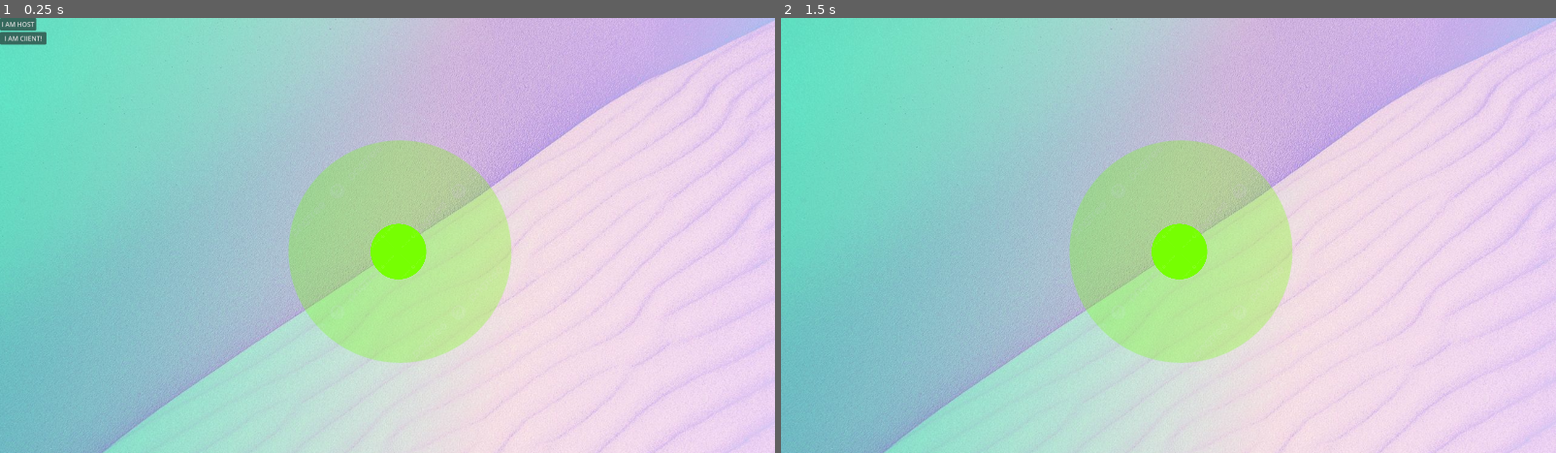
Above: before the commit, frames 1-2 (left to right).
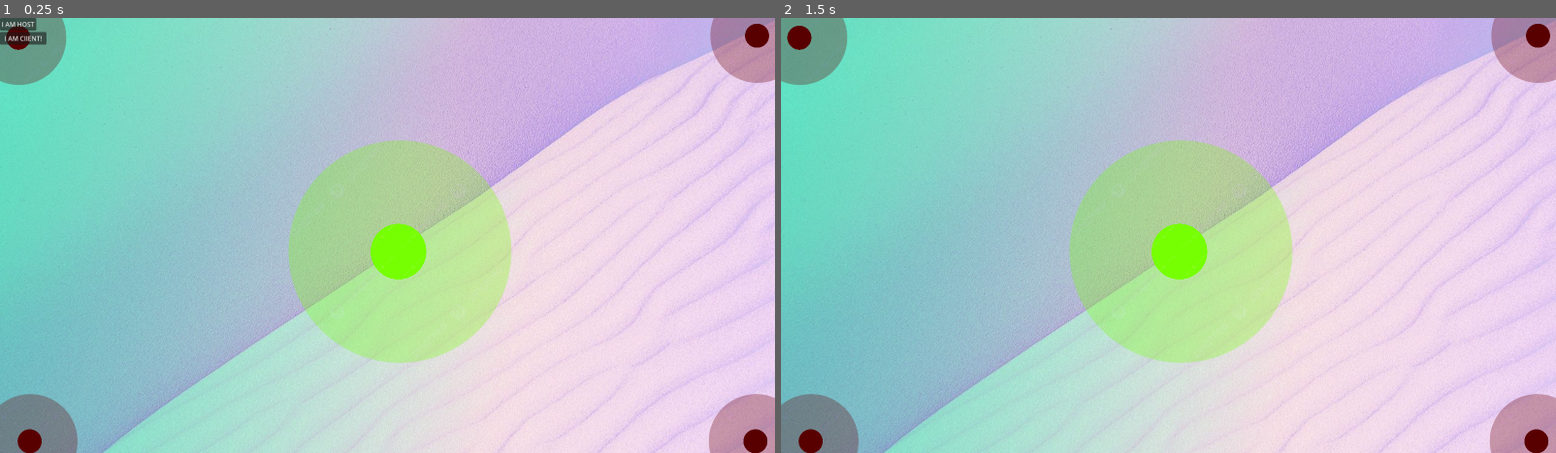
Above: after the commit, the same moments.

Repository: ash4rk/godot_polygon
Game: Godot game, scene res://main.tscn
Two runs of this game, one before a commit and one after it. Both use one fixed random seed, a clock stepped at 60 frames per second and the inputs below. The engine's default icon, where the game draws it, is replaced by a stand-in: a white triangle on a blue panel in a dark square.
Inputs (mouse positions are in pixels of both pictures, inside the frame that each line leads up to):
- Up to frame 1 (0.25 s): no input
- Up to frame 2 (1.5 s): click "I AM ClIENT!" at 0.5 s; tap Enter at 1.25 s; move the mouse to (1339, 213) at 1.27 s

The runs differ from the first frame. In frame 1, 4.4% of the frame differs, in the area x 0-100%, y 0-100%; in frame 2, 4.4%.

Commit message:
FEAT: Add killer scenes

Diff:
--- a/circles_and_greens/character.gd
+++ b/circles_and_greens/character.gd
@@ -43,12 +43,19 @@
 	if body.is_in_group("growers") and !body.sync_is_active:
 		$Networking.sync_is_grows = true
 #		body.is_active = true
+	if body.is_in_group("killers"):
+		$Networking.sync_is_grows = true
+		$Networking.sync_is_damaged = true
 
 func _on_area_2d_area_exited(area):
 	var body = area.get_parent()
 	if body.is_in_group("growers"):
 		$Networking.sync_is_grows = false
 #		body.is_active = false
+	if body.is_in_group("killers"):
+		$Networking.sync_is_grows = false
+		$Networking.sync_is_damaged = false
+
 
 func _on_area_2d_body_entered(body):
 	if body.is_in_group("characters") and body != self:
--- /dev/null
+++ b/circles_and_greens/killer.tscn
@@ -0,0 +1,37 @@
+[gd_scene load_steps=5 format=3 uid="uid://20buhso57hwd"]
+
+[ext_resource type="Texture2D" uid="uid://cig0c3x035skf" path="res://assets/circle_green.png" id="2_6xflv"]
+
+[sub_resource type="CircleShape2D" id="CircleShape2D_fxect"]
+radius = 30.1496
+
+[sub_resource type="CircleShape2D" id="CircleShape2D_2n3pl"]
+radius = 117.346
+
+[sub_resource type="SceneReplicationConfig" id="SceneReplicationConfig_8nnr5"]
+properties/0/path = NodePath(".:sync_is_active")
+properties/0/spawn = true
+properties/0/sync = true
+
+[node name="Killer" type="StaticBody2D" groups=["killers"]]
+
+[node name="Sprite2D" type="Sprite2D" parent="."]
+modulate = Color(0.690196, 0, 0.176471, 1)
+scale = Vector2(0.216, 0.216)
+texture = ExtResource("2_6xflv")
+
+[node name="AreaSprite2D" type="Sprite2D" parent="."]
+modulate = Color(0.878431, 0, 0.878431, 0.305882)
+scale = Vector2(0.849, 0.849)
+texture = ExtResource("2_6xflv")
+
+[node name="CollisionShape2D" type="CollisionShape2D" parent="."]
+shape = SubResource("CircleShape2D_fxect")
+
+[node name="Area2D" type="Area2D" parent="."]
+
+[node name="CollisionShape2D" type="CollisionShape2D" parent="Area2D"]
+shape = SubResource("CircleShape2D_2n3pl")
+
+[node name="MultiplayerSynchronizer" type="MultiplayerSynchronizer" parent="."]
+replication_config = SubResource("SceneReplicationConfig_8nnr5")
--- a/circles_and_greens/main.tscn
+++ b/circles_and_greens/main.tscn
@@ -1,8 +1,9 @@
-[gd_scene load_steps=4 format=3 uid="uid://dur218wlm6t15"]
+[gd_scene load_steps=5 format=3 uid="uid://dur218wlm6t15"]
 
 [ext_resource type="Script" path="res://main.gd" id="1_mm7nk"]
 [ext_resource type="Texture2D" uid="uid://dv65r7otbg80j" path="res://assets/bg.jpg" id="2_pmoau"]
 [ext_resource type="PackedScene" uid="uid://b3vkmdli6ge7l" path="res://grower.tscn" id="3_fhp5l"]
+[ext_resource type="PackedScene" uid="uid://20buhso57hwd" path="res://killer.tscn" id="4_r8haa"]
 
 [node name="MainGame" type="Node"]
 script = ExtResource("1_mm7nk")
@@ -16,6 +17,20 @@
 
 [node name="Grower" parent="." instance=ExtResource("3_fhp5l")]
 position = Vector2(986, 580)
+
+[node name="Killers" type="Node2D" parent="."]
+
+[node name="Killer1" parent="Killers" instance=ExtResource("4_r8haa")]
+position = Vector2(45, 49)
+
+[node name="Killer2" parent="Killers" instance=ExtResource("4_r8haa")]
+position = Vector2(1875, 44)
+
+[node name="Killer3" parent="Killers" instance=ExtResource("4_r8haa")]
+position = Vector2(1871, 1051)
+
+[node name="Killer4" parent="Killers" instance=ExtResource("4_r8haa")]
+position = Vector2(73, 1051)
 
 [node name="SpawnPoints" type="Node2D" parent="."]
 
